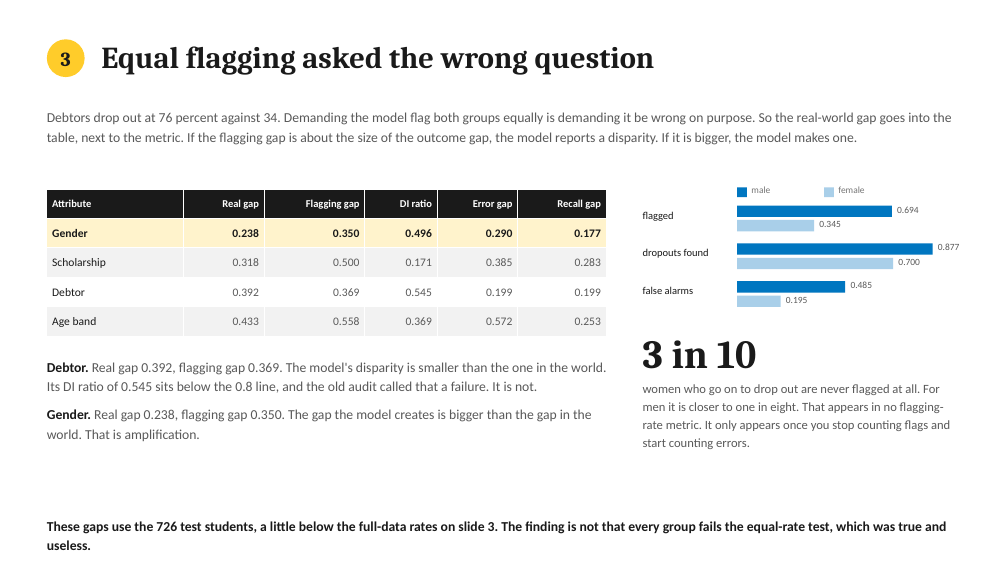
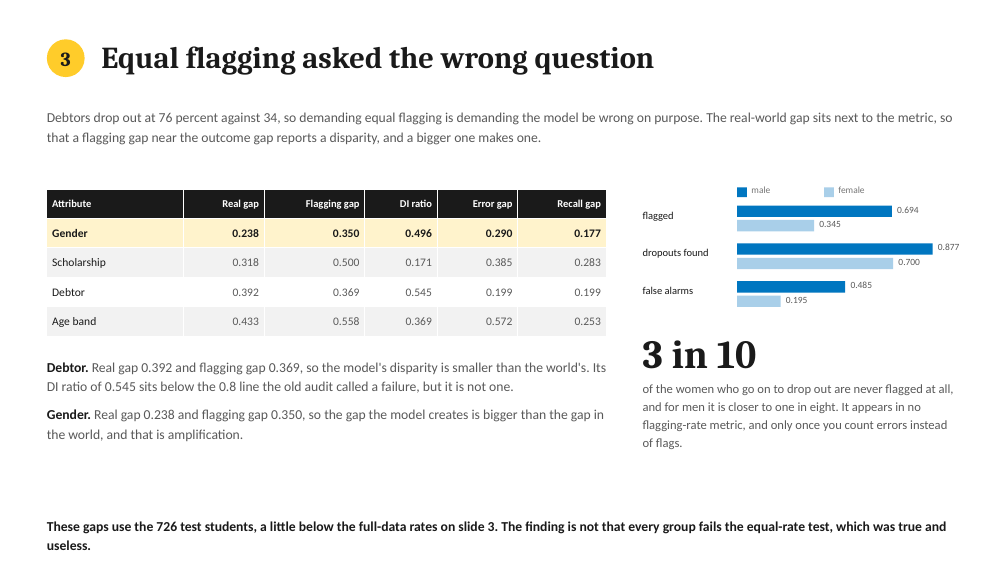
Before and after one commit to jeryldev/pgdaiml-capstone, a slide deck: slide 10 of presentations/technical.pptx. Drawn at 1008x567 pixels with LibreOffice and Linux fonts; fonts in the diff are those of the drawing. Boxes give left, top, right and bottom in pixels: in the first picture for what was removed or moved away, otherwise in the second. Text is boxed around its words. In the diff, an @@ line names an element or a change of style, - is before the commit and + after.

```diff
--- a/presentations/technical.pptx
+++ b/presentations/technical.pptx
@@ text at (x1=47, y1=112, x2=953, y2=145): text changed @@
-Debtors drop out at 76 percent against 34. Demanding the model flag both groups equally is demanding it be wrong on purpose. So the real-world gap goes into the table, next to the metric. If the flagging gap is about the size of the outcome gap, the model reports a disparity. If it is bigger, the model makes one.
+Debtors drop out at 76 percent against 34, so demanding equal flagging is demanding the model be wrong on purpose. The real-world gap sits next to the metric, so that a flagging gap near the outcome gap reports a disparity, and a bigger one makes one.
@@ text at (x1=47, y1=362, x2=606, y2=441): text changed @@
-Debtor. Real gap 0.392, flagging gap 0.369. The model's disparity is smaller than the one in the world. Its DI ratio of 0.545 sits below the 0.8 line, and the old audit called that a failure. It is not.
-Gender. Real gap 0.238, flagging gap 0.350. The gap the model creates is bigger than the gap in the world. That is amplification.
+Debtor. Real gap 0.392 and flagging gap 0.369, so the model's disparity is smaller than the world's. Its DI ratio of 0.545 sits below the 0.8 line the old audit called a failure, but it is not one.
+Gender. Real gap 0.238 and flagging gap 0.350, so the gap the model creates is bigger than the gap in the world, and that is amplification.
@@ text at (x1=643, y1=384, x2=954, y2=449): text changed @@
-women who go on to drop out are never flagged at all. For men it is closer to one in eight. That appears in no flagging-rate metric. It only appears once you stop counting flags and start counting errors.
+of the women who go on to drop out are never flagged at all, and for men it is closer to one in eight. It appears in no flagging-rate metric, and only once you count errors instead of flags.
```
Also in this commit, not shown: 10 other slides changed, 9 other files.
